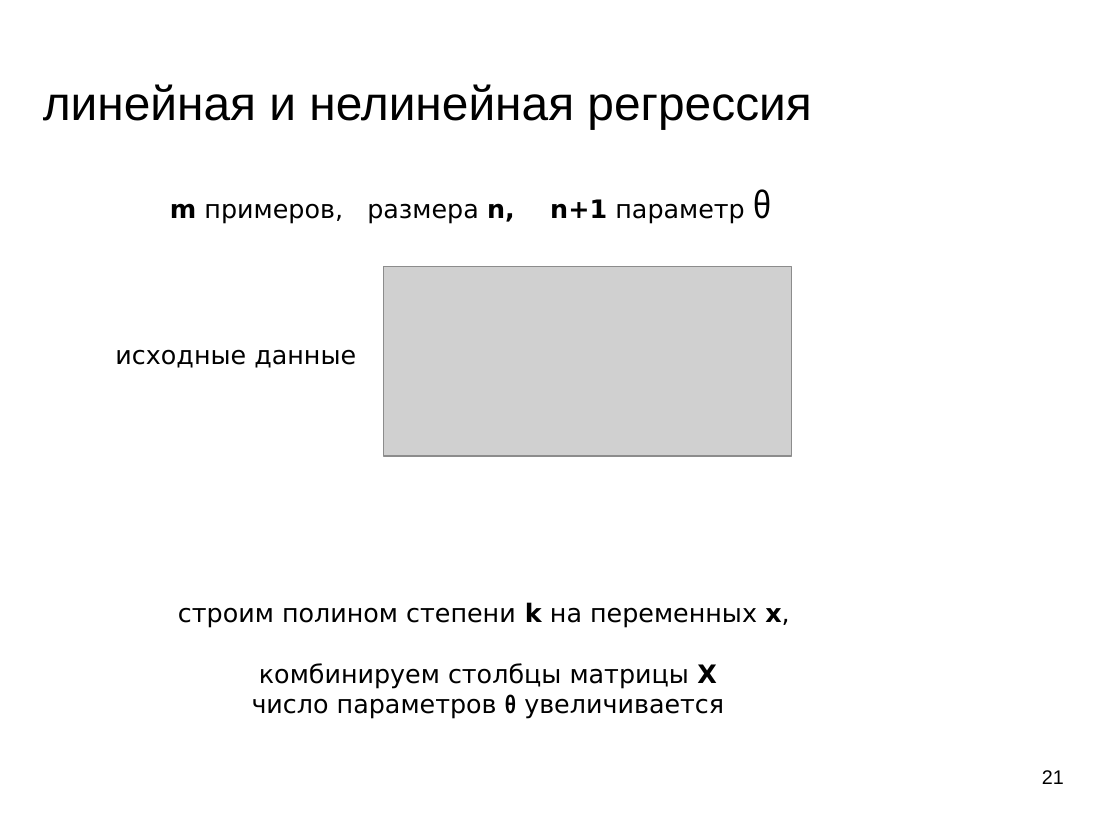
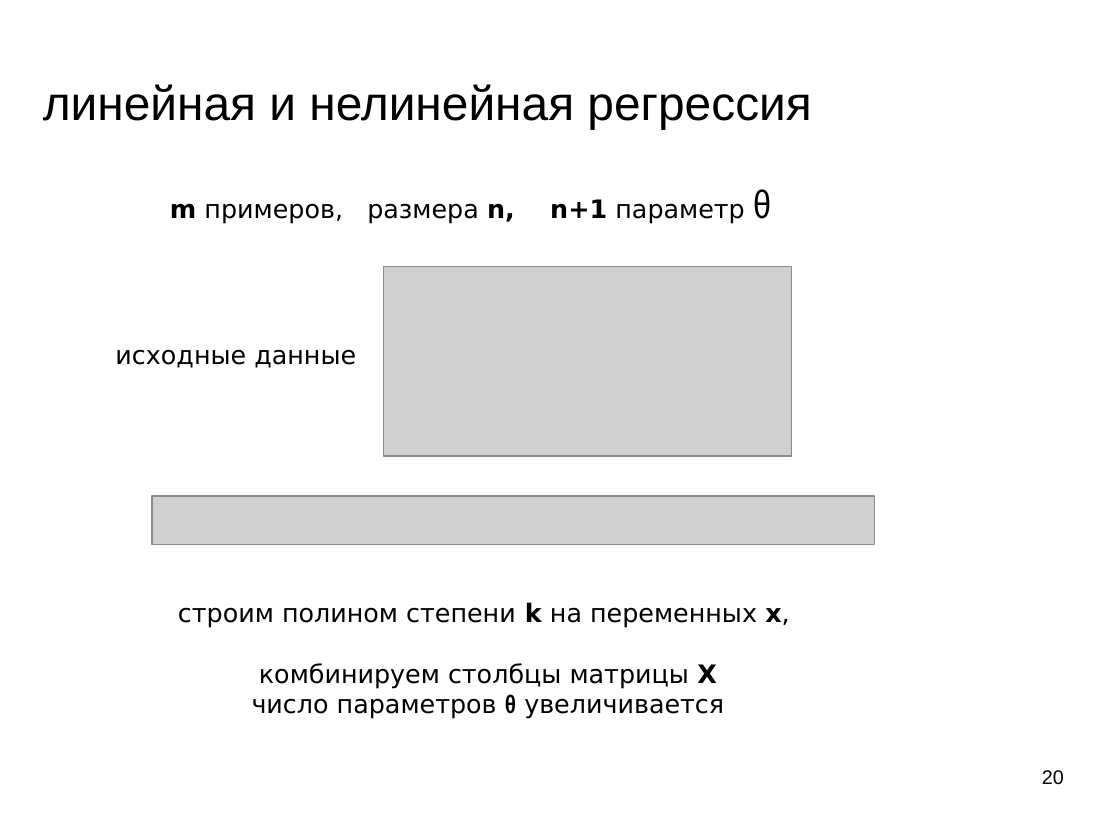
Before and after one commit to mechanoid5/ml_lectorium_legacy, a slide deck: slide 20 of 09-regression-linear.odp (slide 21 before the commit). Drawn at 1120x840 pixels with LibreOffice and Linux fonts; fonts in the diff are those of the drawing; grey boxes stand for pictures; background and template pictures are left out. Boxes give left, top, right and bottom in pixels: in the first picture for what was removed or moved away, otherwise in the second. Text is boxed around its words. In the diff, an @@ line names an element or a change of style, - is before the commit and + after.

```diff
--- a/09-regression-linear.odp
+++ b/09-regression-linear.odp
@@ picture added at (x1=152, y1=496, x2=875, y2=545) @@
@@ page number at (x1=1042, y1=770, x2=1064, y2=785): text changed @@
-21
+20
```
Also in this commit, not shown: 3 other slides changed, 1 slide removed, 2 other files.
